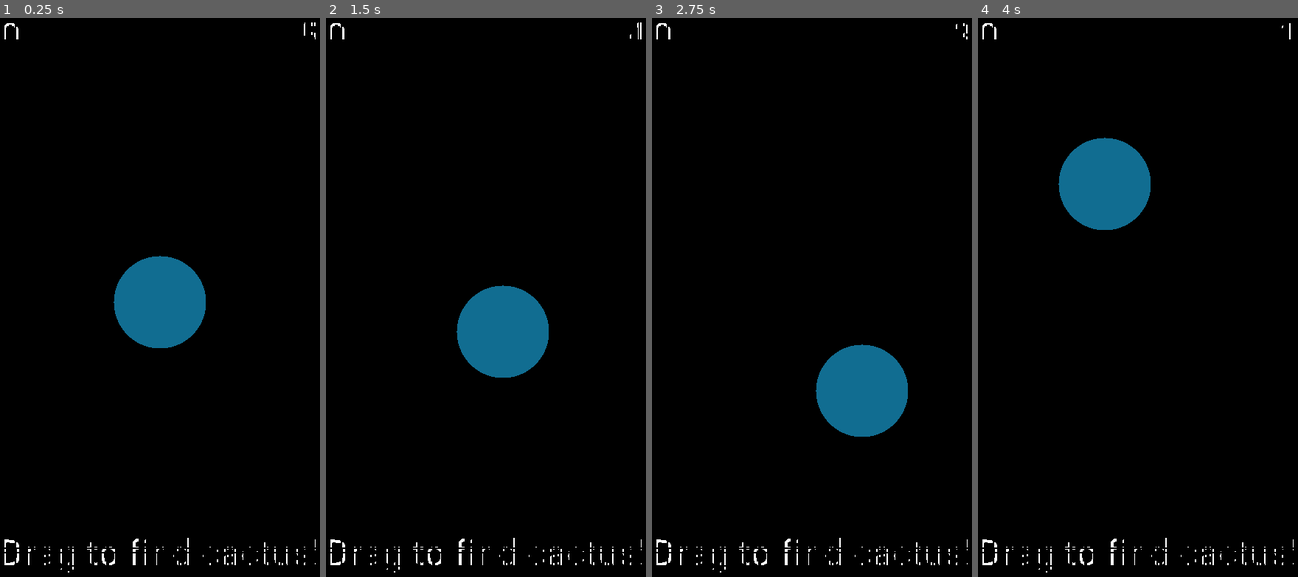
Above: before the commit, frames 1-4 (left to right).
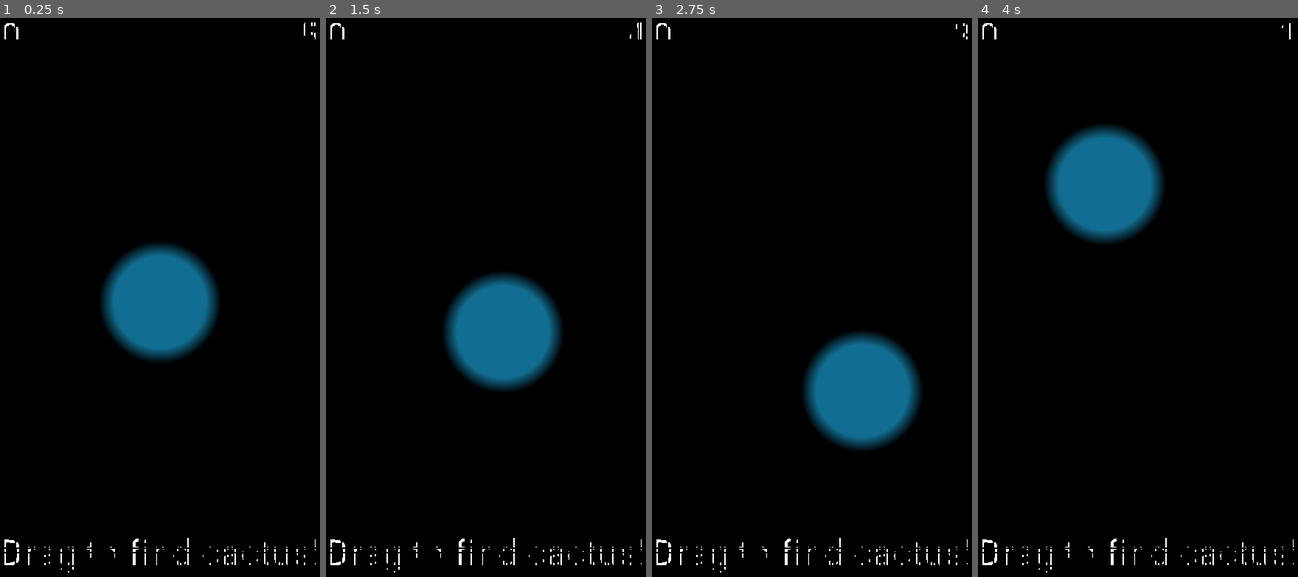
Above: after the commit, the same moments.

Repository: N-Ziermann/Minigame-Collection
Game: Godot game, scene res://Scenes/Search_For.tscn
Same seed, same stepped clock (60 frames per second), same inputs: the game is played once before the commit and once after it. This scene is started directly instead of the project's main scene. The engine's default icon, where the game draws it, is replaced by a stand-in: a white triangle on a blue panel in a dark square.
Inputs (mouse positions are in pixels of both pictures, inside the frame that each line leads up to):
- Up to frame 1 (0.25 s): no input
- Up to frame 2 (1.5 s): tap Enter at 0.5 s; move the mouse to (559, 275) at 0.52 s; click (559, 275) at 0.67 s; tap Space at 1.25 s; drag from (418, 331) to (470, 420) at 1.27 s
- Up to frame 3 (2.75 s): tap Enter at 2 s; move the mouse to (844, 174) at 2.02 s; click (844, 174) at 2.17 s
- Up to frame 4 (4 s): tap Space at 2.75 s; drag from (1122, 420) to (1038, 213) at 2.77 s; tap Enter at 3.5 s; move the mouse to (1237, 392) at 3.52 s; click (1237, 392) at 3.67 s

The runs differ from the first frame. In frame 1, 2.4% of the frame differs, in the area x 28-69%, y 40-98%; in frame 2, 2.4%; in frame 3, 2.4%; in frame 4, 2.4%.

Commit message:
Improve looks of Search-For Minigame's shader

Diff:
--- a/App/Scenes/Search_For.tscn
+++ b/App/Scenes/Search_For.tscn
@@ -12,6 +12,7 @@
 // default values are what the shader was tested with
 uniform vec2 center = vec2(0.0);
 uniform float radius_uniform : hint_range(0,400)  = 230;
+uniform float fadeout_radius_uniform = 25.0;		// area behind normal radius that gives smoother edge
 uniform float viewport_width = 540;
 uniform float viewport_height = 960;
 
@@ -23,23 +24,24 @@
 	// adjust radius etc to fit screen size:
 	float screen_to_test_res_ratio = viewport_width / 540.0;
 	float radius = radius_uniform * screen_to_test_res_ratio;
+	float fadeout_radius = fadeout_radius_uniform * screen_to_test_res_ratio;
 	//execute shader
 	vec2 pixelPos = (new_uv / SCREEN_PIXEL_SIZE);	// where the pixel is on screen
 	vec2 dist_to_center_vec = vec2(abs(pixelPos.x-center.x),abs(pixelPos.y-center.y));
 	float dist_to_center = sqrt(pow(dist_to_center_vec.x,2) + pow(dist_to_center_vec.y,2));
 
-	if (blurarea == font_color){
+	if (blurarea == font_color){					// seethrough above font
 		blurarea = vec4(1,1,1,1);
 	}
-	else if (dist_to_center > radius){
+	else if (dist_to_center > radius){				// black area
 		blurarea = vec4(0.0,0.0,0.0,1.0);
 	}
-	/*
-	// if pixel inside lense-area
-	if (dist_to_center < radius){
-		 blurarea = texture(SCREEN_TEXTURE, SCREEN_UV, abs(blur));
+	else if (dist_to_center > radius - fadeout_radius){	// fadeout area
+		float alpha = 1.0 - (radius - dist_to_center)/fadeout_radius;
+
+		blurarea = vec4(0.0,0.0,0.0,alpha);
 	}
-	*/
+
 	COLOR = blurarea;
 }"
 
@@ -47,6 +49,7 @@
 shader = SubResource( 1 )
 shader_param/center = Vector2( 500, 300 )
 shader_param/radius_uniform = 75.0
+shader_param/fadeout_radius_uniform = 25.0
 shader_param/viewport_width = 270.0
 shader_param/viewport_height = 480.0
 
@@ -57,7 +60,7 @@
 var center
 var cactus_pos
 var screen_to_texture_scale = 0.5
-const radius = 75
+const radius = 100
 var time_cactus_found = 0
 var time_visible_till_found = 1
 
@@ -72,7 +75,13 @@
 	shader.material.set_shader_param(\"center\", center)
 	shader.material.set_shader_param(\"radius_uniform\", radius)
 	# place cactus
-	cactus_pos = Vector2(230,280)
+	var cactus = get_tree().get_root().get_node(\"Node2D/Foreground/Cactus\")
+	randomize()
+	cactus_pos = Vector2(randi() % 1080,randi() % 1920)
+	# check cactus isnt visible from the start on
+	while cactus_pos.x < 540 + radius * 1.5 and cactus_pos.x > 540 - radius * 1.5 and cactus_pos.y < 960 + radius * 1.5 and cactus_pos.y > 960 - radius * 1.5:
+		cactus_pos = Vector2(randi() % 1080,randi() % 1920)
+	cactus.position = cactus_pos
 
 
 func _process(_delta):
--- a/App/Scripts/Global.gd
+++ b/App/Scripts/Global.gd
@@ -17,9 +17,6 @@
 ]
 
 
-func _ready():
-	pass # Replace with function body.
-
 
 func load_random_game():
 	randomize()
